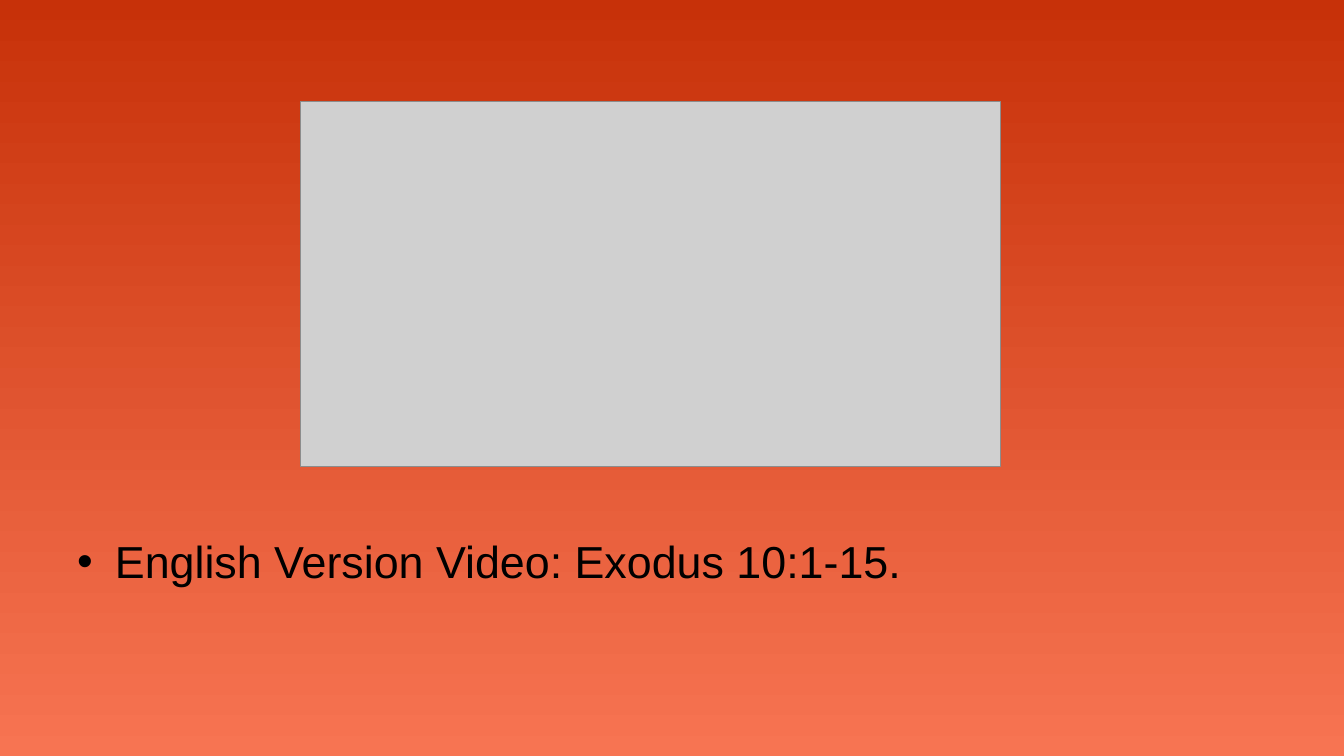
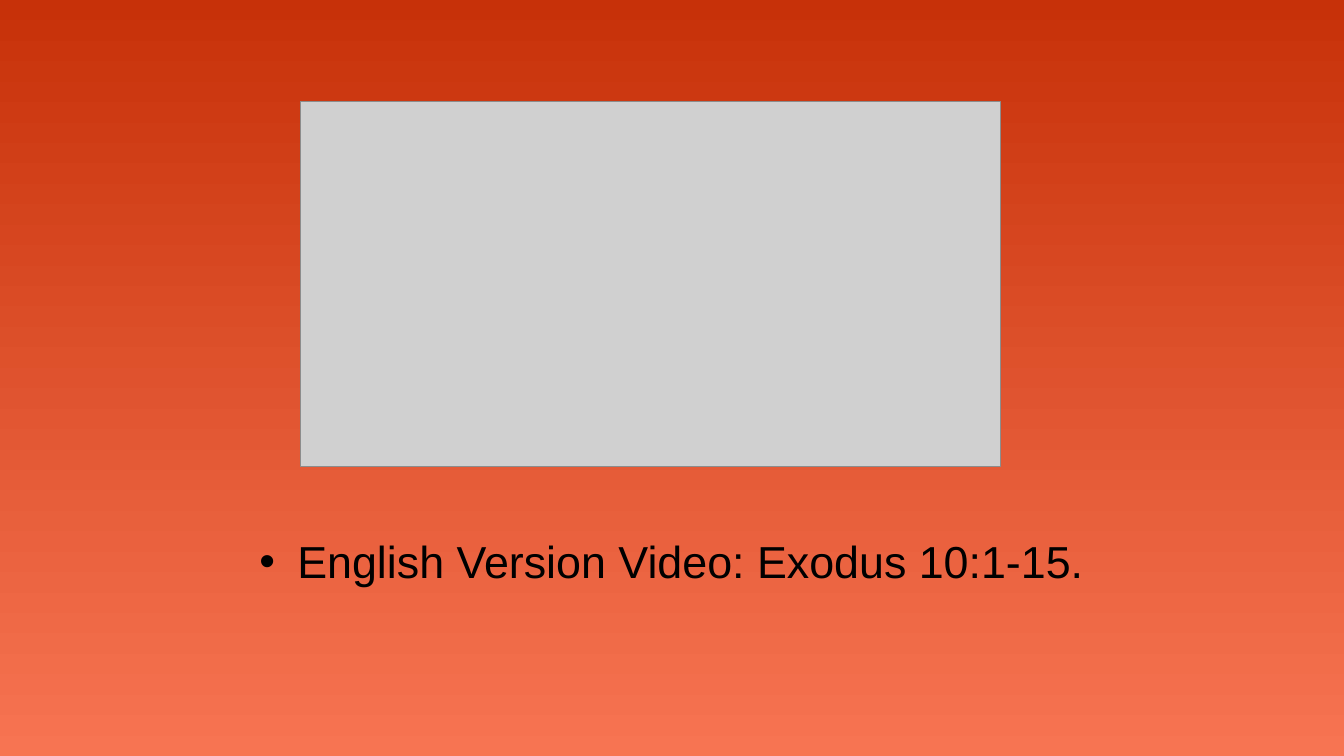
Before and after one commit to wdingbox/accc_2025_pp, a slide deck: slide 2 of ppt/Exodus/exo10_1_15.pptx. Drawn at 1344x756 pixels with LibreOffice and Linux fonts; fonts in the diff are those of the drawing; grey boxes stand for pictures; background and template pictures are left out. Boxes give left, top, right and bottom in pixels: in the first picture for what was removed or moved away, otherwise in the second. Text is boxed around its words. In the diff, an @@ line names an element or a change of style, - is before the commit and + after.

```diff
--- a/ppt/Exodus/exo10_1_15.pptx
+++ b/ppt/Exodus/exo10_1_15.pptx
@@ text "English Version Video: Exodus 10:1-15." at box(297, 545, 1083, 587): alignment left to centre @@
```
Also in this commit, not shown: 3 other slides changed, 1 slide added, 1 slide removed, 3 other files.
